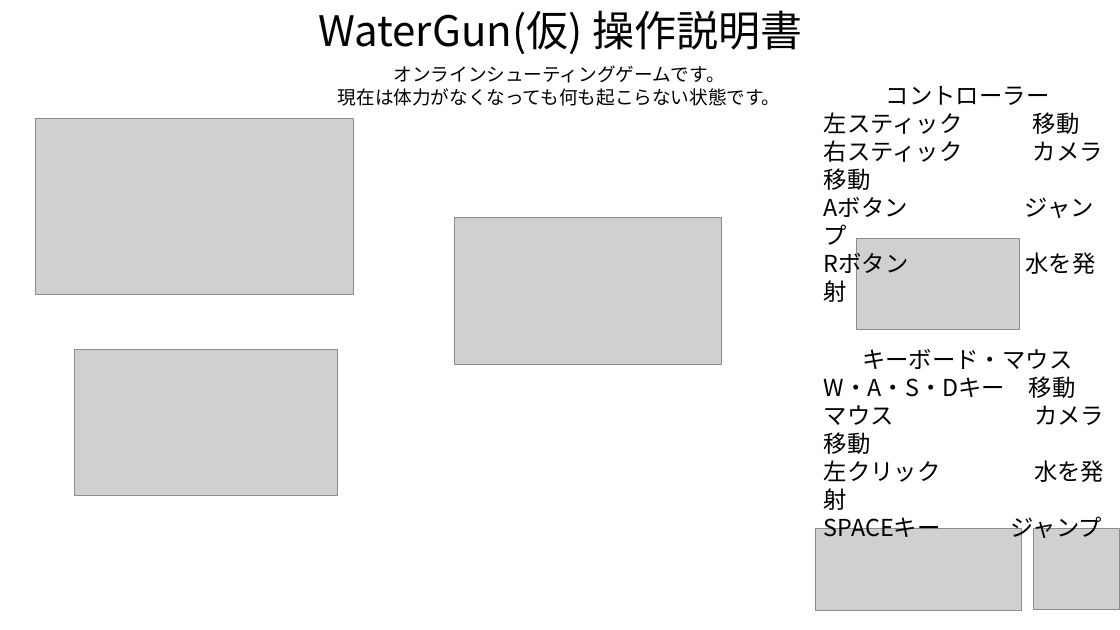
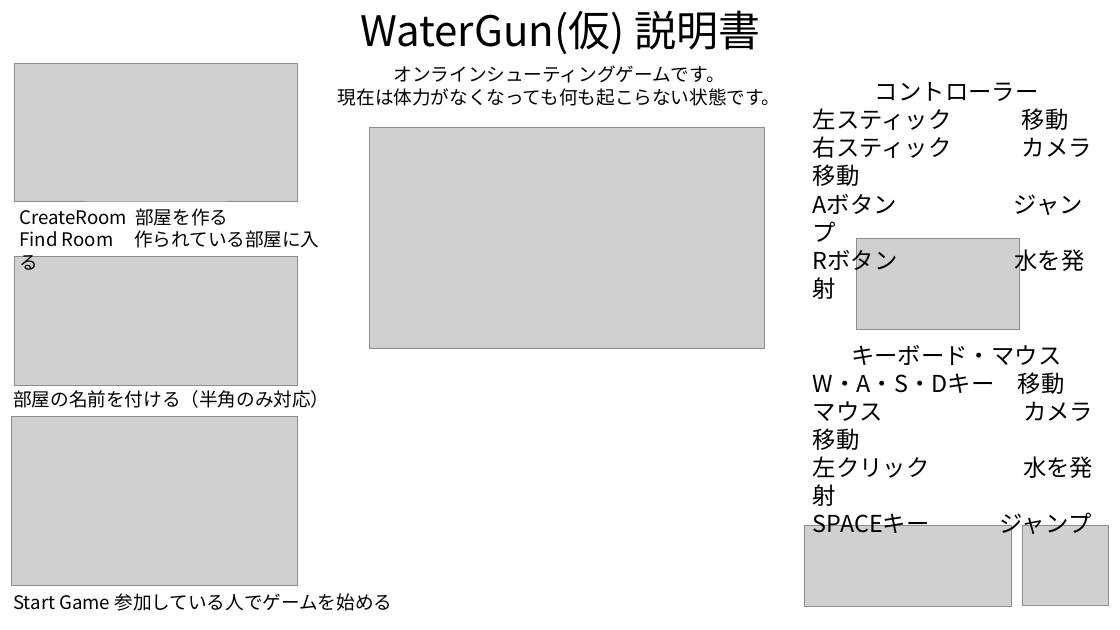
Before and after one commit to niigawa/-, a slide deck: slide 1 of 操作説明書.pptx. Drawn at 1120x630 pixels with LibreOffice and Linux fonts; fonts in the diff are those of the drawing; grey boxes stand for pictures. Boxes give left, top, right and bottom in pixels: in the first picture for what was removed or moved away, otherwise in the second. Text is boxed around its words. In the diff, an @@ line names an element or a change of style, - is before the commit and + after.

Commit message:
change

```diff
--- a/操作説明書.pptx
+++ b/操作説明書.pptx
@@ text at box(360, 10, 760, 54): text changed @@
-WaterGun(仮) 操作説明書
+WaterGun(仮) 説明書
@@ picture: place and size @@
-picture at box(35, 118, 355, 294)
+picture at box(14, 63, 297, 201)
@@ 2 pictures, 2 texts: place and size @@
-2 pictures, 2 texts at box(815, 86, 1120, 610)
+2 pictures, 2 texts at box(804, 82, 1109, 607)
@@ picture added at box(370, 128, 765, 350) @@
@@ text added at box(19, 208, 319, 270), 16 pt, text #000000 @@
+CreateRoom 部屋を作る
+Find Room 作られている部屋に入る
@@ picture: place and size @@
-picture at box(75, 350, 338, 495)
+picture at box(14, 256, 297, 386)
@@ picture: place and size @@
-picture at box(455, 218, 721, 365)
+picture at box(11, 417, 297, 586)
@@ text added at box(13, 390, 329, 408), 16 pt, text #000000 @@
+部屋の名前を付ける（半角のみ対応）
@@ text added at box(13, 593, 392, 611), 16 pt, text #000000 @@
+Start Game 参加している人でゲームを始める
```
